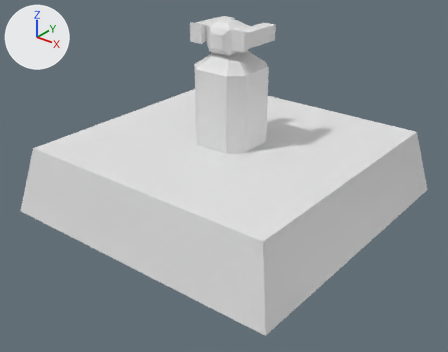
Before and after pictures for a commit that changed the FBX model Assets/_Project/Art/Models/FBX/Turrets/Turret-Missile.fbx.
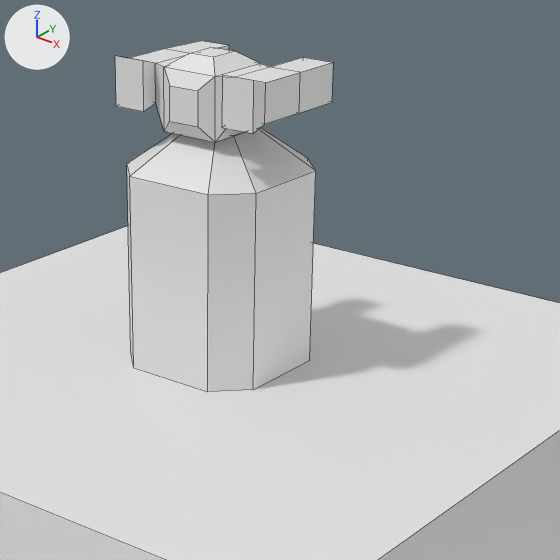
Each version is shown whole from a camera (50 mm lens) standing at (11.67, -14.96, 9.86) and looking at (0.35, -0.8, 1.09), then close up on the part from 32% to 81% of the width and 0% to 63% of the height. The axes (+X, +Y, +Z) are drawn at upper left. The lights are the same throughout. The close-ups show mesh edges as thin lines. Where no turn or scale is listed for an object, it has been applied to the vertices.

The first close-up shows 'TurretBarrel', 'TurretPillar', 'TurretPodium'.
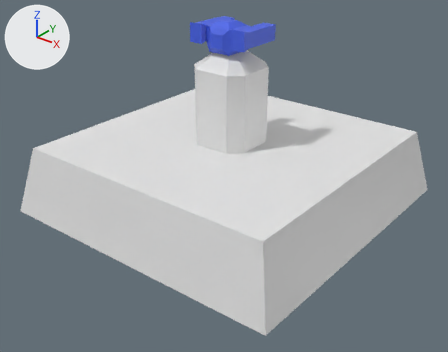
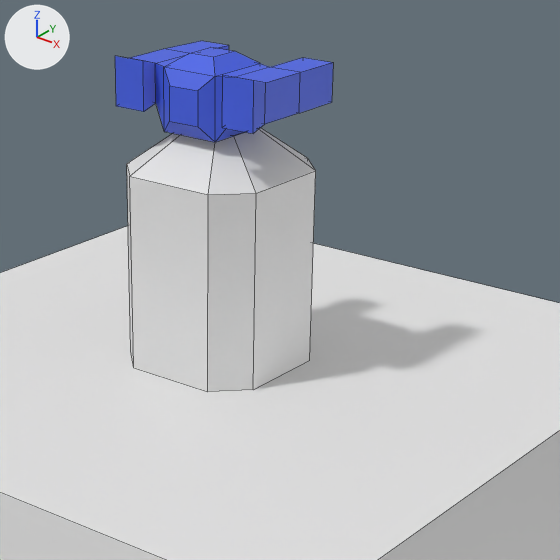
Commit message: SC - Altered turret barrel to be blue

Pixel boxes [x1, y1, x2, y2] of what changed, in the close-ups (560 x 560 px):
'TurretBarrel', recoloured (grey to blue): [115, 41, 333, 142] in both

What the commit changed:
Material 'Blue' (mat_blue) is new.
Its base color is (0.06, 0.122, 0.8) (blue #4562e7).
me_cube_002 has 48 vertices, 46 faces and spans x -1.04..1.04, y -0.73..0.84, z 0.0..0.92.
me_cube_002 now uses material mat_blue (blue #4562e7).
